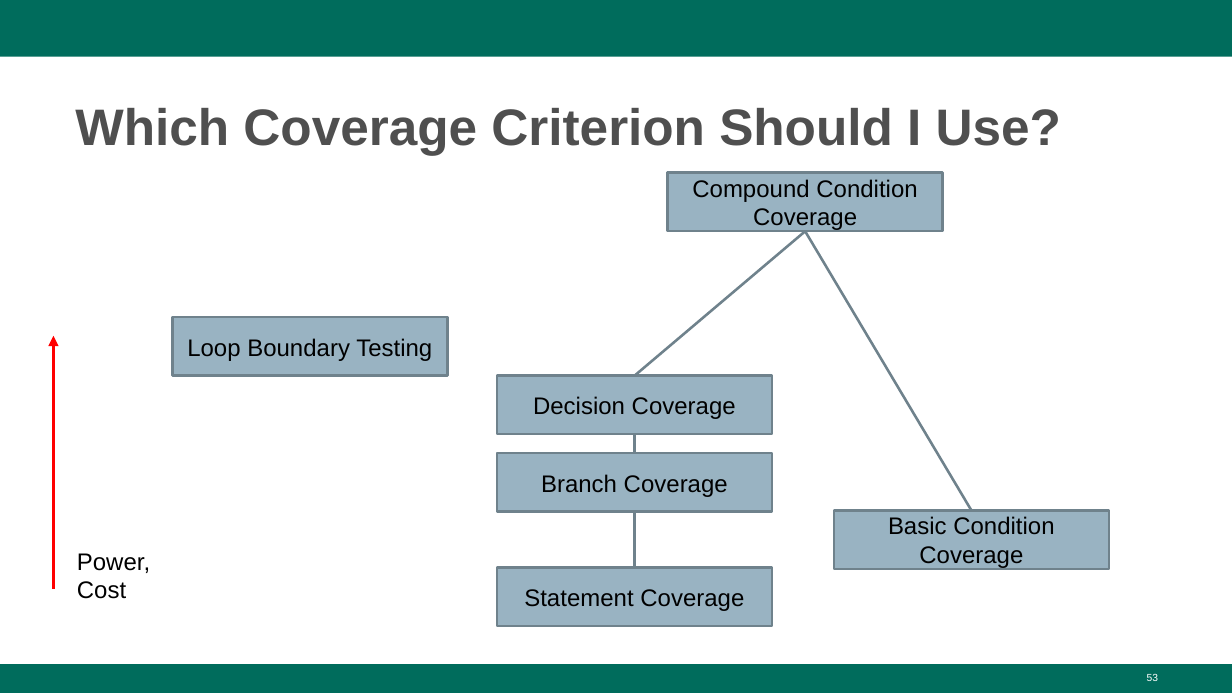
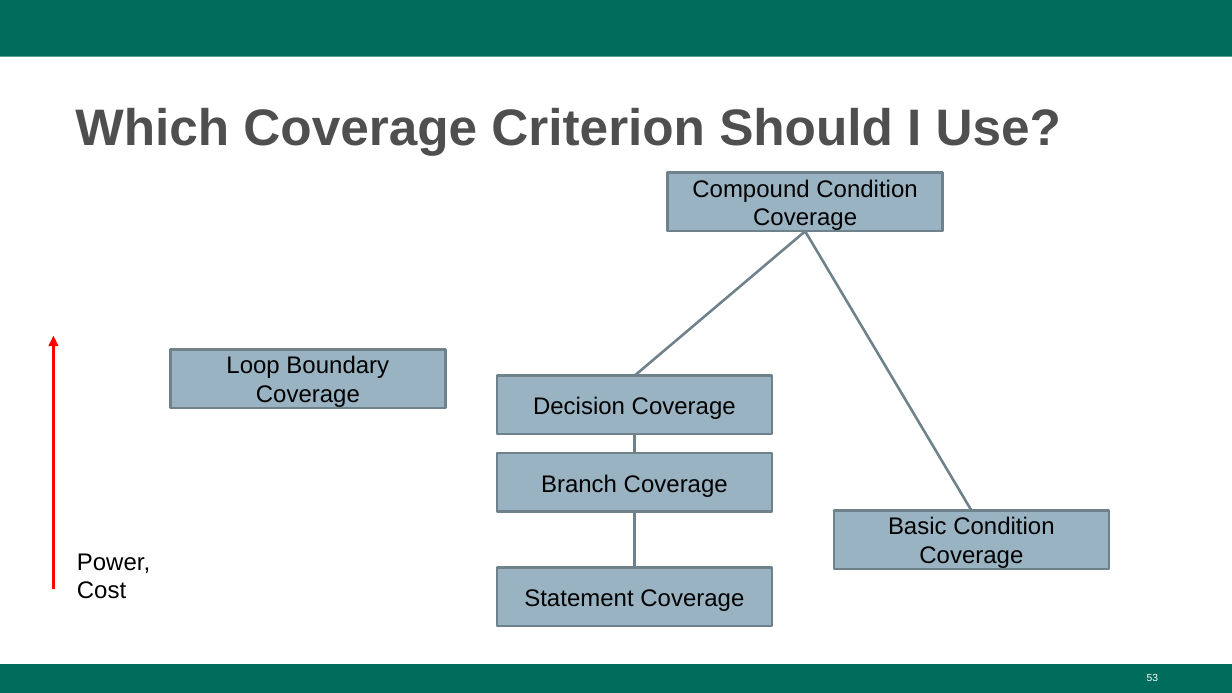
Before and after one commit to Greg4cr/Greg4cr.github.io, a slide deck: slide 53 of courses/spring26dit636/Lectures/Spring26-Lecture9-StructuralTesting.pptx. Drawn at 1232x693 pixels with LibreOffice and Linux fonts; fonts in the diff are those of the drawing; background and template pictures are left out. Boxes give left, top, right and bottom in pixels: in the first picture for what was removed or moved away, otherwise in the second. Text is boxed around its words. In the diff, an @@ line names an element or a change of style, - is before the commit and + after.

```diff
--- a/courses/spring26dit636/Lectures/Spring26-Lecture9-StructuralTesting.pptx
+++ b/courses/spring26dit636/Lectures/Spring26-Lecture9-StructuralTesting.pptx
@@ rectangle "Loop Boundary Coverage" moved from (x1=172, y1=318, x2=447, y2=376) to (x1=170, y1=350, x2=445, y2=408) @@
@@ text in rectangle at (x1=226, y1=355, x2=389, y2=408): text changed @@
-Loop Boundary Testing
+Loop Boundary Coverage
```
Also in this commit, not shown: 6 other files.
